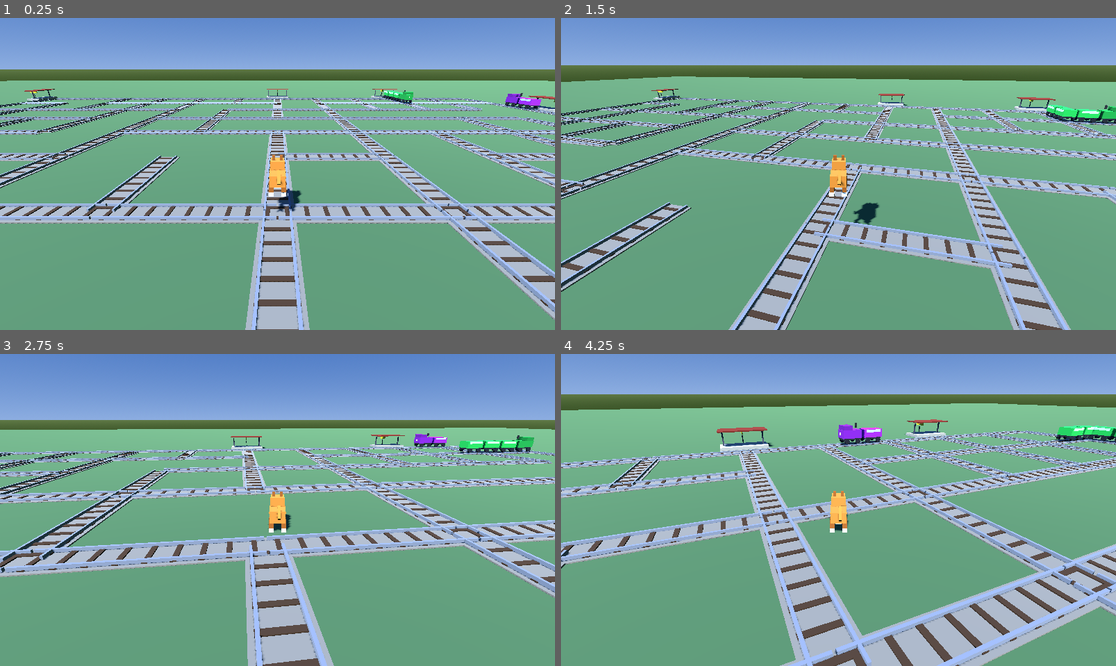
Above: before the commit, frames 1-4 (two rows, left to right).
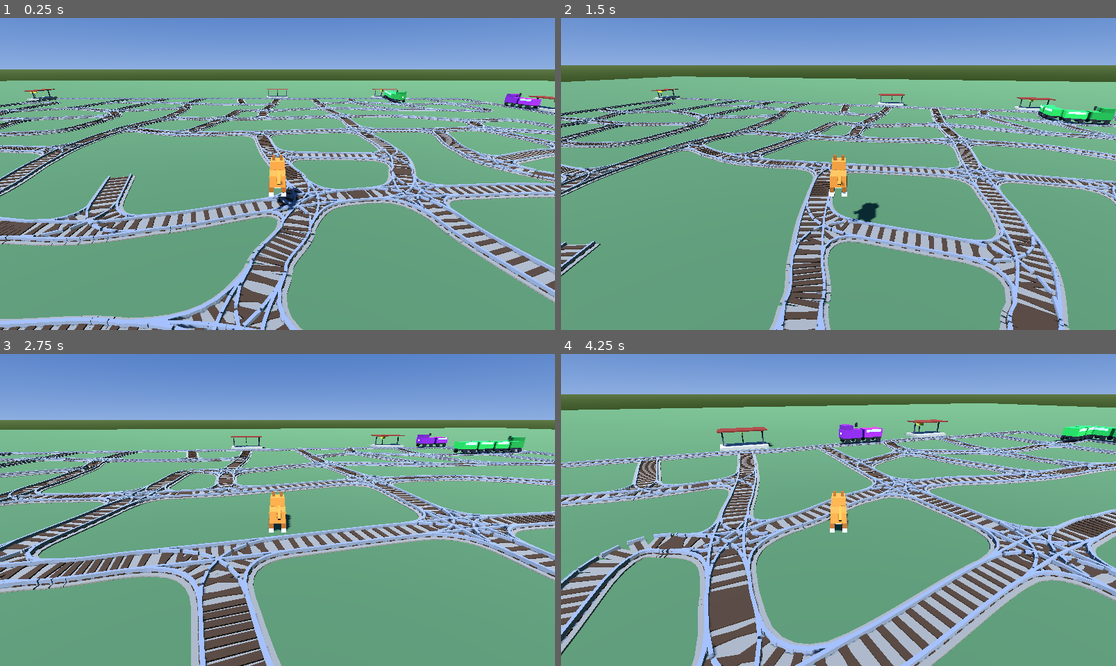
Above: after the commit, the same moments.

Repository: bobgar/Train-Cats
Game: Godot game, scene res://scenes/main.tscn
Two runs of this game, one before a commit and one after it. Both use one fixed random seed, a clock stepped at 60 frames per second and the inputs below.
Inputs (mouse positions are in pixels of both pictures, inside the frame that each line leads up to):
- Up to frame 1 (0.25 s): no input
- Up to frame 2 (1.5 s): tap Enter at 0.5 s; move the mouse to (866, 174) at 0.52 s; hold W from 0.53 s (still down); tap E at 0.6 s; click (866, 174) at 0.67 s; tap Space at 0.77 s; move the mouse to (810, 174) at 1.27 s; tap Shift at 1.35 s
- Up to frame 3 (2.75 s): keep holding W; tap Space at 1.52 s; move the mouse to (288, 503) at 2.02 s; tap E at 2.1 s
- Up to frame 4 (4.25 s): keep holding W; move the mouse to (832, 516) at 2.77 s; tap Shift at 2.85 s; click (832, 516) at 2.92 s; tap Space at 3.02, 3.77 s; move the mouse to (877, 513) at 3.52 s; tap E at 3.6 s

The runs differ from the first frame. In frame 1, 29% of the frame differs, in the area x 0-100%, y 23-100%; in frame 2, 24%; in frame 3, 28%; in frame 4, 37%, in the area x 0-100%, y 21-100%.

Commit message:
More stuff

Diff:
--- a/scripts/track_generator.gd
+++ b/scripts/track_generator.gd
@@ -4,6 +4,8 @@
 ## Procedurally generates a 3D railroad network on a grid.
 ## Uses randomized Prim's spanning tree + extra edges for connectivity
 ## with lots of junctions and loops.
+## Each edge is rendered as a smooth cubic Bezier curve with tangents
+## smoothed by neighbouring connections, giving organic railway curves.
 
 @export var grid_width: int = 12
 @export var grid_height: int = 12
@@ -17,6 +19,9 @@
 
 var _edges: Array = []
 var _edge_set: Dictionary = {}
+var _edge_curves: Dictionary = {}   # canonical key -> Array[Vector3] sampled curve points
+var _junction_arcs: Dictionary = {} # center|nb_a|nb_b key -> Array[Vector3] arc points
+const _CORNER_RADIUS: float = 2.6
 var _rail_mat: StandardMaterial3D
 var _tie_mat: StandardMaterial3D
 
@@ -25,6 +30,8 @@
 	_build_nodes()
 	_build_spanning_tree()
 	_add_extra_edges()
+	_apply_node_jitter()   # must be after adjacency is final, before curve math
+	_build_all_curves()    # must be after jitter, before render
 	_render_all()
 
 func _build_materials() -> void:
@@ -98,9 +105,244 @@
 	(adjacency[a] as Array).append(b)
 	(adjacency[b] as Array).append(a)
 
+# ---------------------------------------------------------------------------
+# Node jitter — offset interior nodes to break grid regularity
+# ---------------------------------------------------------------------------
+
+func _apply_node_jitter() -> void:
+	var rng := RandomNumberGenerator.new()
+	rng.randomize()
+	var jitter: float = cell_size * 0.28   # ±2.24 units; min gap stays > 3.5 units
+	for x in range(grid_width):
+		for z in range(grid_height):
+			var is_boundary: bool = (x == 0 or x == grid_width - 1
+				or z == 0 or z == grid_height - 1)
+			if is_boundary:
+				continue
+			var gpos := Vector2i(x, z)
+			var w: Vector3 = nodes[gpos]
+			w.x += rng.randf_range(-jitter, jitter)
+			w.z += rng.randf_range(-jitter, jitter)
+			nodes[gpos] = w
+
+# ---------------------------------------------------------------------------
+# Pullback helpers — shorten edges near interior nodes for junction arcs
+# ---------------------------------------------------------------------------
+
+func _is_pullback_node(gpos: Vector2i) -> bool:
+	var x: int = gpos.x
+	var z: int = gpos.y
+	return not (x == 0 or x == grid_width - 1 or z == 0 or z == grid_height - 1)
+
+func _pullback_point(node_gpos: Vector2i, neighbor_gpos: Vector2i) -> Vector3:
+	var center_pos: Vector3 = nodes[node_gpos]
+	var nb_pos: Vector3 = nodes[neighbor_gpos]
+	var dist: float = center_pos.distance_to(nb_pos)
+	var radius: float = minf(_CORNER_RADIUS, dist * 0.42)
+	return center_pos + (nb_pos - center_pos).normalized() * radius
+
+# ---------------------------------------------------------------------------
+# Bezier curve generation
+# ---------------------------------------------------------------------------
+
+func _canonical_key(a: Vector2i, b: Vector2i) -> String:
+	if a.x < b.x or (a.x == b.x and a.y < b.y):
+		return "%d,%d|%d,%d" % [a.x, a.y, b.x, b.y]
+	return "%d,%d|%d,%d" % [b.x, b.y, a.x, a.y]
+
+func _canonical_a_is_first(a: Vector2i, b: Vector2i) -> bool:
+	return a.x < b.x or (a.x == b.x and a.y < b.y)
+
+## Returns the unit departure direction from node_gpos heading toward toward_gpos,
+## smoothed through the node when an "opposite" neighbour exists.
+func _compute_tangent(node_gpos: Vector2i, toward_gpos: Vector2i) -> Vector3:
+	var a_pos: Vector3 = nodes[node_gpos]
+	var b_pos: Vector3 = nodes[toward_gpos]
+	var a_to_b: Vector3 = (b_pos - a_pos).normalized()
+	var best_dot: float = 0.0
+	var best_pos: Vector3 = Vector3.ZERO
+	var found: bool = false
+	for nb_var in (adjacency.get(node_gpos, []) as Array):
+		var nb: Vector2i = nb_var
+		if nb == toward_gpos:
+			continue
+		var a_to_nb: Vector3 = (nodes[nb] - a_pos).normalized()
+		var d: float = a_to_nb.dot(a_to_b)
+		if d < best_dot:
+			best_dot = d
+			best_pos = nodes[nb]
+			found = true
+	if found and best_dot < -0.4:
+		return (b_pos - best_pos).normalized()
+	return a_to_b
+
+func _cubic_bezier(p0: Vector3, p1: Vector3, p2: Vector3, p3: Vector3, t: float) -> Vector3:
+	var u: float = 1.0 - t
+	return p0*(u*u*u) + p1*(3.0*u*u*t) + p2*(3.0*u*t*t) + p3*(t*t*t)
+
+func _build_curve_for_edge(a: Vector2i, b: Vector2i) -> void:
+	var rng := RandomNumberGenerator.new()
+	rng.randomize()
+	var p0: Vector3 = _pullback_point(a, b) if _is_pullback_node(a) else nodes[a]
+	var p3: Vector3 = _pullback_point(b, a) if _is_pullback_node(b) else nodes[b]
+	var chord: float = p0.distance_to(p3)
+	if chord < 0.01:
+		return
+	var cp_dist: float = chord * 0.33
+	var tan_a: Vector3 = _compute_tangent(a, b)   # departure from A toward B
+	var tan_b: Vector3 = _compute_tangent(b, a)   # departure from B toward A
+	# p1 displaced forward from A; p2 displaced A-ward from B (tan_b points toward A)
+	var p1: Vector3 = p0 + tan_a * cp_dist
+	var p2: Vector3 = p3 + tan_b * cp_dist
+	# Gentle C-curve offset — suppressed at pullback endpoints to preserve junction arc continuity
+	var perp: Vector3 = Vector3(-tan_a.z, 0.0, tan_a.x).normalized()
+	var c_off: float = rng.randf_range(-0.55, 0.55)
+	if not _is_pullback_node(a):
+		p1 += perp * c_off
+	if not _is_pullback_node(b):
+		p2 += perp * c_off
+	var num_pts: int = maxi(8, int(chord / 0.5))
+	var pts: Array = []
+	for i in range(num_pts + 1):
+		pts.append(_cubic_bezier(p0, p1, p2, p3, float(i) / float(num_pts)))
+	# Store in canonical (smaller-first) order
+	if not _canonical_a_is_first(a, b):
+		pts.reverse()
+	_edge_curves[_canonical_key(a, b)] = pts
+
+func _build_all_curves() -> void:
+	for edge in _edges:
+		_build_curve_for_edge(edge[0], edge[1])
+	_compute_all_junction_arcs()
+
+## Public: returns dense curve points for edge a→b in the correct traversal direction.
+func get_edge_curve(a: Vector2i, b: Vector2i) -> Array:
+	var key: String = _canonical_key(a, b)
+	if not _edge_curves.has(key):
+		return []
+	var stored: Array = _edge_curves[key]
+	if _canonical_a_is_first(a, b):
+		return stored
+	var rev: Array = stored.duplicate()
+	rev.reverse()
+	return rev
+
+# ---------------------------------------------------------------------------
+# Junction arc generation — fills the gap at interior nodes between two edges
+# ---------------------------------------------------------------------------
+
+func _junction_arc_key(center: Vector2i, nb_a: Vector2i, nb_b: Vector2i) -> String:
+	var a: Vector2i = nb_a
+	var b: Vector2i = nb_b
+	if b.x < a.x or (b.x == a.x and b.y < a.y):
+		var tmp: Vector2i = a; a = b; b = tmp
+	return "%d,%d|%d,%d|%d,%d" % [center.x, center.y, a.x, a.y, b.x, b.y]
+
+func _junction_arc_a_is_first(nb_a: Vector2i, nb_b: Vector2i) -> bool:
+	return nb_a.x < nb_b.x or (nb_a.x == nb_b.x and nb_a.y < nb_b.y)
+
+func _compute_junction_arc(center: Vector2i, nb_a: Vector2i, nb_b: Vector2i) -> void:
+	var p0: Vector3 = _pullback_point(center, nb_a)
+	var p3: Vector3 = _pullback_point(center, nb_b)
+	var chord: float = p0.distance_to(p3)
+	if chord < 0.01:
+		return
+	# tan_in: direction arriving at the junction from nb_a side
+	# tan_out_inv: direction pointing back from nb_b side toward junction (for p2 placement)
+	var tan_in: Vector3 = (nodes[center] - nodes[nb_a]).normalized()
+	var tan_out_inv: Vector3 = -(nodes[nb_b] - nodes[center]).normalized()
+	var cp_dist: float = chord * 0.45
+	var p1: Vector3 = p0 + tan_in * cp_dist
+	var p2: Vector3 = p3 + tan_out_inv * cp_dist
+	var num_pts: int = maxi(4, int(chord / 0.5))
+	var pts: Array = []
+	for i in range(num_pts + 1):
+		pts.append(_cubic_bezier(p0, p1, p2, p3, float(i) / float(num_pts)))
+	if not _junction_arc_a_is_first(nb_a, nb_b):
+		pts.reverse()
+	_junction_arcs[_junction_arc_key(center, nb_a, nb_b)] = pts
+
+func _compute_all_junction_arcs() -> void:
+	for gpos_var in adjacency.keys():
+		var center: Vector2i = gpos_var
+		if not _is_pullback_node(center):
+			continue
+		var nbs: Array = adjacency.get(center, []) as Array
+		for i in range(nbs.size()):
+			for j in range(i + 1, nbs.size()):
+				var nb_a: Vector2i = nbs[i]
+				var nb_b: Vector2i = nbs[j]
+				_compute_junction_arc(center, nb_a, nb_b)
+
+## Public: returns junction arc points for a train passing through center from from_nb to to_nb.
+func get_junction_arc(center: Vector2i, from_nb: Vector2i, to_nb: Vector2i) -> Array:
+	var key := _junction_arc_key(center, from_nb, to_nb)
+	if not _junction_arcs.has(key):
+		return []
+	var stored: Array = _junction_arcs[key]
+	if _junction_arc_a_is_first(from_nb, to_nb):
+		return stored
+	var rev: Array = stored.duplicate()
+	rev.reverse()
+	return rev
+
+# ---------------------------------------------------------------------------
+# Rendering
+# ---------------------------------------------------------------------------
+
 func _render_all() -> void:
 	for edge in _edges:
-		_spawn_segment(nodes[edge[0]], nodes[edge[1]])
+		_spawn_curved_segment(get_edge_curve(edge[0], edge[1]))
+	# Render junction arcs to fill gaps at interior nodes
+	for gpos_var in adjacency.keys():
+		var center: Vector2i = gpos_var
+		if not _is_pullback_node(center):
+			continue
+		var nbs: Array = adjacency.get(center, []) as Array
+		for i in range(nbs.size()):
+			for j in range(i + 1, nbs.size()):
+				var nb_a: Vector2i = nbs[i]
+				var nb_b: Vector2i = nbs[j]
+				var arc: Array = get_junction_arc(center, nb_a, nb_b)
+				if not arc.is_empty():
+					_spawn_curved_segment(arc)
+
+## Renders ballast, rails, and ties along a dense array of curve points.
+func _spawn_curved_segment(points: Array) -> void:
+	var n: int = points.size()
+	if n < 2:
+		return
+	for i in range(n - 1):
+		var seg_from: Vector3 = points[i]
+		var seg_to: Vector3   = points[i + 1]
+		var seg_len: float    = seg_from.distance_to(seg_to)
+		if seg_len < 0.001:
+			continue
+		var center: Vector3 = (seg_from + seg_to) * 0.5
+		var dir: Vector3    = (seg_to - seg_from).normalized()
+		var yaw: float      = atan2(-dir.z, dir.x)
+		var perp: Vector3   = Vector3(-dir.z, 0.0, dir.x)
+		# Ballast strip
+		var ballast := _make_mesh_instance(
+			Vector3(seg_len + 0.02, 0.06, 1.6), Color(0.55, 0.50, 0.44))
+		ballast.position  = center + Vector3.UP * 0.02
+		ballast.rotation.y = yaw
+		add_child(ballast)
+		# Two rails
+		for side in [-0.58, 0.58]:
+			var rail := _make_static_box(
+				Vector3(seg_len + 0.02, 0.13, 0.10), _rail_mat)
+			rail.position   = center + perp * side + Vector3.UP * 0.13
+			rail.rotation.y = yaw
+			add_child(rail)
+		# Ties
+		var num_ties: int = maxi(1, int(seg_len / 0.85))
+		for j in range(num_ties):
+			var t: float = (float(j) + 0.5) / float(num_ties)
+			var tie := _make_static_box(Vector3(0.20, 0.08, 1.30), _tie_mat)
+			tie.position   = seg_from.lerp(seg_to, t) + Vector3.UP * 0.05
+			tie.rotation.y = yaw
+			add_child(tie)
 
 ## Returns up to max_count boundary grid nodes that have track connections,
 ## shuffled so station placement is random each run.
@@ -124,32 +366,6 @@
 	elif gpos.y == 0:
 		return Vector3(0, 0, -1)
 	return Vector3(0, 0, 1)
-
-func _spawn_segment(from: Vector3, to: Vector3) -> void:
-	var length: float = from.distance_to(to)
-	var center: Vector3 = (from + to) * 0.5
-	var dir: Vector3 = (to - from).normalized()
-	var yaw: float = atan2(-dir.z, dir.x)
-	var perp: Vector3 = Vector3(-dir.z, 0.0, dir.x)
-
-	var ballast := _make_mesh_instance(Vector3(length, 0.06, 1.6), Color(0.55, 0.50, 0.44))
-	ballast.position = center + Vector3.UP * 0.02
-	ballast.rotation.y = yaw
-	add_child(ballast)
-
-	for side in [-0.58, 0.58]:
-		var rail := _make_static_box(Vector3(length - 0.1, 0.13, 0.10), _rail_mat)
-		rail.position = center + perp * side + Vector3.UP * 0.13
-		rail.rotation.y = yaw
-		add_child(rail)
-
-	var num_ties: int = max(2, int(length / 0.85))
-	for i in range(num_ties):
-		var t: float = (float(i) + 0.5) / float(num_ties)
-		var tie := _make_static_box(Vector3(0.20, 0.08, 1.30), _tie_mat)
-		tie.position = from.lerp(to, t) + Vector3.UP * 0.05
-		tie.rotation.y = yaw
-		add_child(tie)
 
 func _make_mesh_instance(size: Vector3, color: Color) -> MeshInstance3D:
 	var mi := MeshInstance3D.new()
--- a/scripts/train.gd
+++ b/scripts/train.gd
@@ -35,8 +35,9 @@
 
 # Path data
 var _path: Array                  # Array of Vector2i
-var _path_world: Array            # Array of Vector3
-var _path_cumlen: Array           # Array of float (cumulative distance per node)
+var _path_world: Array            # Array of Vector3 (dense, follows Bezier curves)
+var _path_cumlen: Array           # Array of float (cumulative distance per dense point)
+var _path_node_cumlen: Array      # Array of float (cumulative distance per grid node in _path)
 var _total_path_len: float = 0.0
 var _head_dist: float = 0.0
 
@@ -265,15 +266,44 @@
 # ---------------------------------------------------------------------------
 
 func _build_path_data() -> void:
-	_path_world = []
-	_path_cumlen = [0.0]
-	_total_path_len = 0.0
-	for i in range(_path.size()):
-		_path_world.append(_gen.nodes[_path[i]])
-		if i > 0:
-			var seg: float = (_path_world[i - 1] as Vector3).distance_to(_path_world[i])
-			_total_path_len += seg
-			_path_cumlen.append(_total_path_len)
+	_path_world       = []
+	_path_cumlen      = [0.0]
+	_path_node_cumlen = []
+	_total_path_len   = 0.0
+	var first_segment := true
+	for i in range(_path.size() - 1):
+		var a: Vector2i = _path[i]
+		var b: Vector2i = _path[i + 1]
+		if i == 0:
+			_path_node_cumlen.append(_total_path_len)
+		var pts: Array = _gen.get_edge_curve(a, b)
+		if pts.is_empty():
+			pts = [_gen.nodes[a], _gen.nodes[b]]
+		# Skip index 0 after the first segment — it duplicates the previous segment's last point
+		var start_j: int = 0 if first_segment else 1
+		for j in range(start_j, pts.size()):
+			var pt: Vector3 = pts[j]
+			_path_world.append(pt)
+			if _path_world.size() > 1:
+				var seg: float = (_path_world[-2] as Vector3).distance_to(pt)
+				_total_path_len += seg
+				_path_cumlen.append(_total_path_len)
+		first_segment = false
+		# Record cumulative distance at grid node b (before any junction arc)
+		_path_node_cumlen.append(_total_path_len)
+		# Splice junction arc between this edge and the next
+		if _gen._is_pullback_node(b) and i + 2 < _path.size():
+			var arc: Array = _gen.get_junction_arc(b, a, _path[i + 2])
+			for j in range(1, arc.size()):   # skip index 0 = duplicate of edge endpoint
+				var pt: Vector3 = arc[j]
+				_path_world.append(pt)
+				var seg: float = (_path_world[-2] as Vector3).distance_to(pt)
+				_total_path_len += seg
+				_path_cumlen.append(_total_path_len)
+	# Single-node path edge case
+	if _path_world.is_empty() and _path.size() > 0:
+		_path_world.append(_gen.nodes[_path[0]])
+		_path_node_cumlen.append(0.0)
 
 func _sample_path(dist: float) -> Vector3:
 	if _path_world.size() == 0:
@@ -387,17 +417,18 @@
 ## Walk backwards along _path from the current position to find the nearest
 ## junction node (3+ connections). Returns the cumulative path distance there.
 func _find_junction_behind() -> float:
-	# Find the index of the path node just behind the current head position
+	# Use _path_node_cumlen (one entry per grid node) to avoid out-of-bounds on
+	# _path[], which is far smaller than the dense _path_cumlen after Bezier expansion.
 	var cur_idx := 0
-	for i in range(_path_cumlen.size() - 1):
-		if _head_dist >= _path_cumlen[i]:
+	for i in range(_path_node_cumlen.size() - 1):
+		if _head_dist >= _path_node_cumlen[i]:
 			cur_idx = i
 
 	for i in range(cur_idx, -1, -1):
 		var gpos: Vector2i = _path[i]
 		if (_gen.adjacency.get(gpos, []) as Array).size() >= 3:
 			_reverse_target_node = gpos
-			return _path_cumlen[i]
+			return _path_node_cumlen[i]
 
 	# No junction on this path — reverse to start and reroute from there
 	_reverse_target_node = _path[0]
